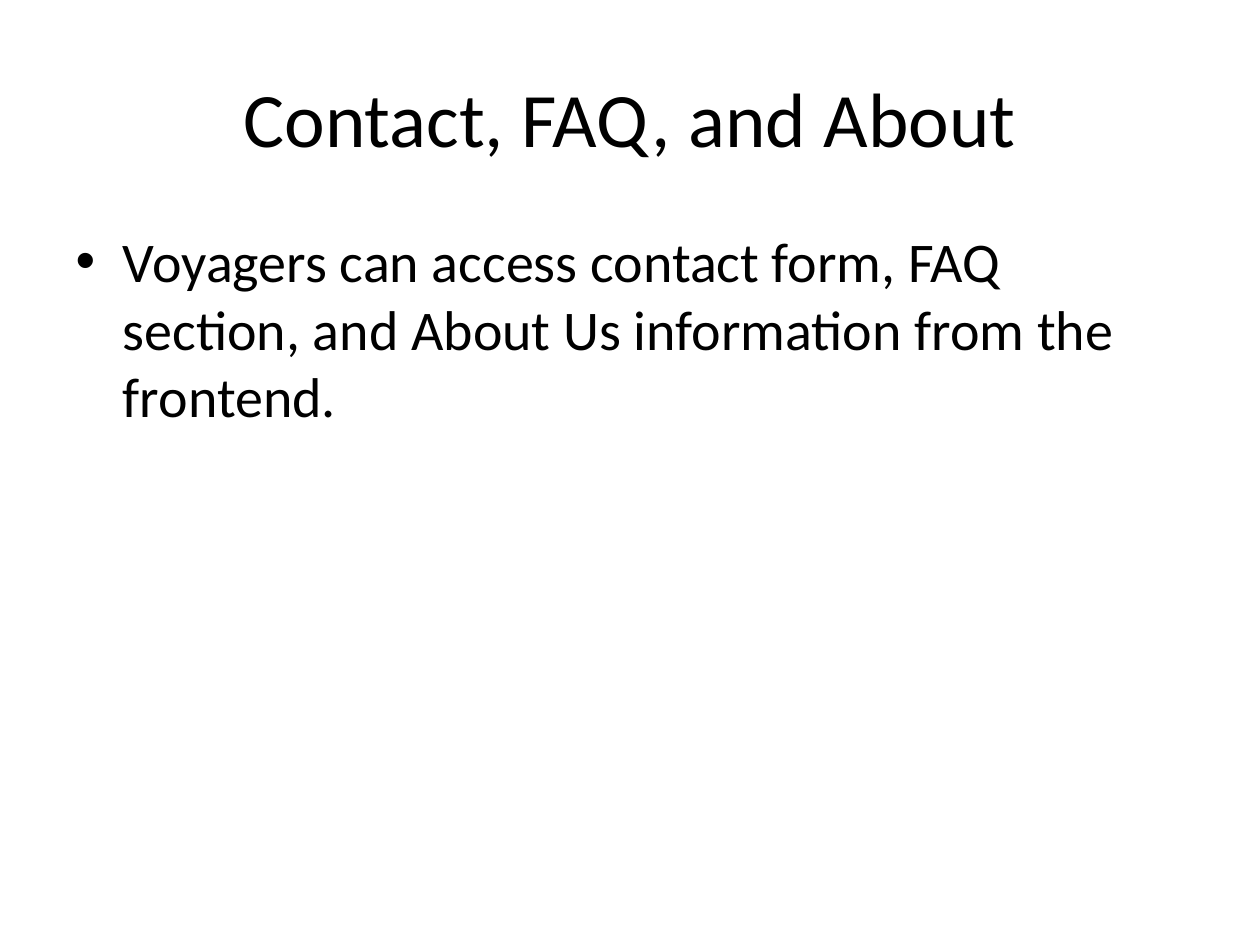
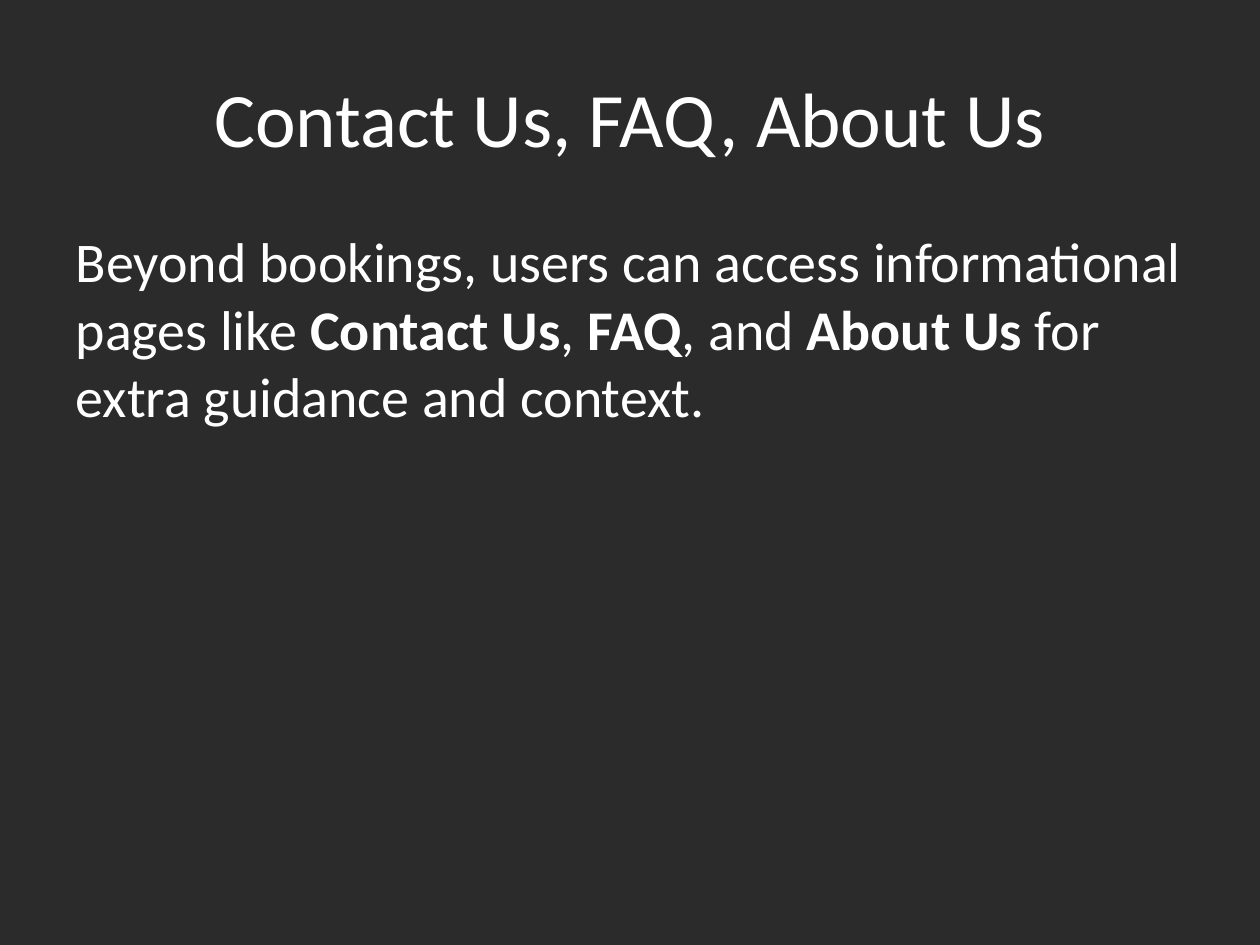
Before and after one commit to Debadrita-rgb/Cruise-Management, a slide deck: slide 11 of presentation/Aurelia_Cruise_Project_Presentation.pptx (slide 23 before the commit). Drawn at 1260x945 pixels with LibreOffice and Linux fonts; fonts in the diff are those of the drawing; background and template pictures are left out; a plain dark background stands for a picture behind light text. Boxes give left, top, right and bottom in pixels: in the first picture for what was removed or moved away, otherwise in the second. Text is boxed around its words. In the diff, an @@ line names an element or a change of style, - is before the commit and + after.

```diff
--- a/presentation/Aurelia_Cruise_Project_Presentation.pptx
+++ b/presentation/Aurelia_Cruise_Project_Presentation.pptx
@@ background #FFFFFF to picture (left out) @@
@@ title at (214, 93, 1044, 157): text changed; text colour #000000 to #FFFFFF @@
-Contact, FAQ, and About
+Contact Us, FAQ, About Us
@@ text at (76, 243, 1181, 427): text changed; text colour #000000 to #FFFFFF @@
-• Voyagers can access contact form, FAQ section, and About Us information from the frontend.
+Beyond bookings, users can access informational pages like Contact Us, FAQ, and About Us for extra guidance and context.
```
Also in this commit, not shown: 23 other slides changed, 11 slides added, 1 slide removed, 30 other files.
